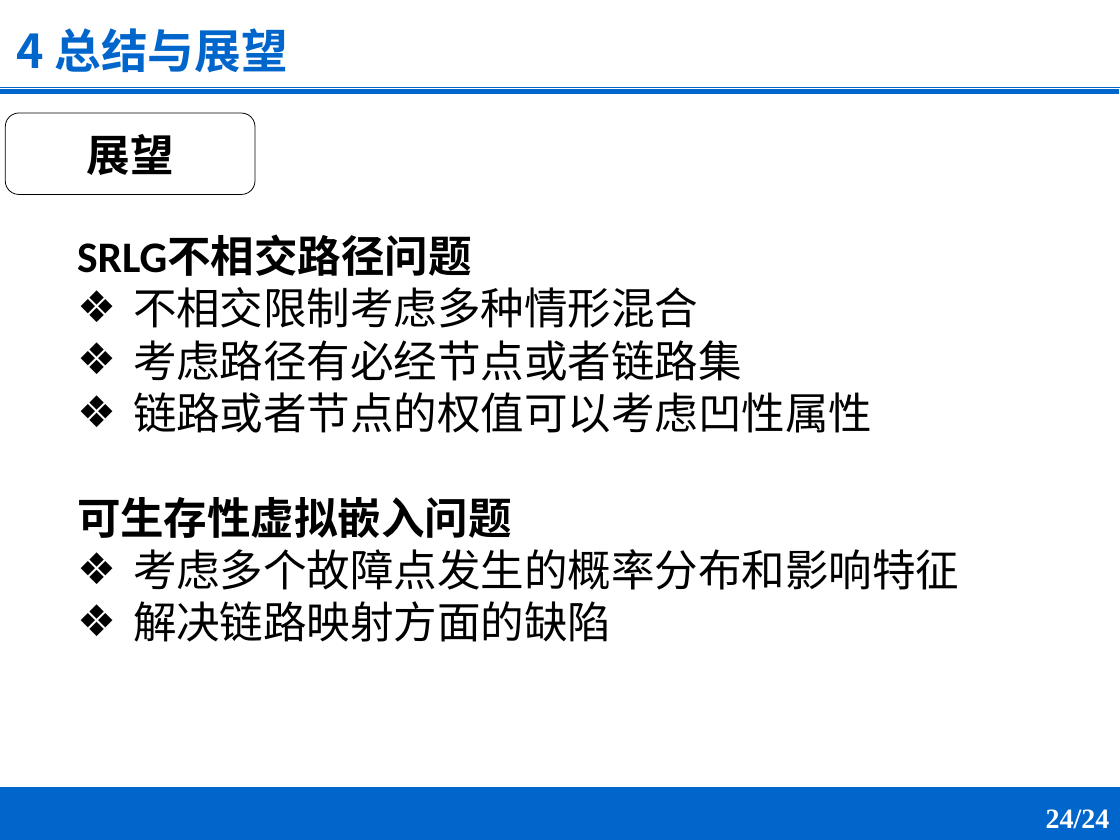
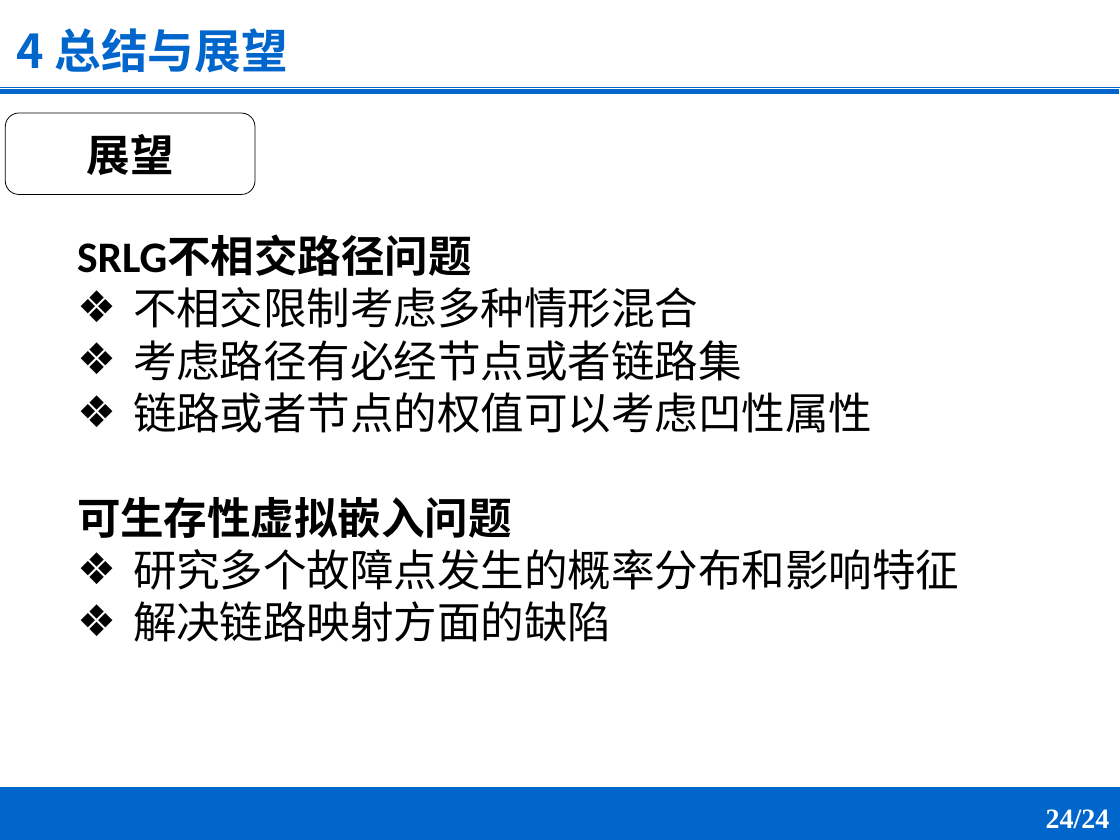
Before and after one commit to franztao/franztao.File.io, a slide deck: slide 23 of hnuthesis_master_v4.0/ppt/答辩2.0.pptx. Drawn at 1120x840 pixels with LibreOffice and Linux fonts; fonts in the diff are those of the drawing; background and template pictures are left out. Boxes give left, top, right and bottom in pixels: in the first picture for what was removed or moved away, otherwise in the second. Text is boxed around its words. In the diff, an @@ line names an element or a change of style, - is before the commit and + after.

```diff
--- a/hnuthesis_master_v4.0/ppt/答辩2.0.pptx
+++ b/hnuthesis_master_v4.0/ppt/答辩2.0.pptx
@@ text at bbox=[133, 549, 959, 590]: text changed @@
-❖ 考虑多个故障点发生的概率分布和影响特征
+❖ 研究多个故障点发生的概率分布和影响特征
```
Also in this commit, not shown: 4 other slides changed, 21 other files.
